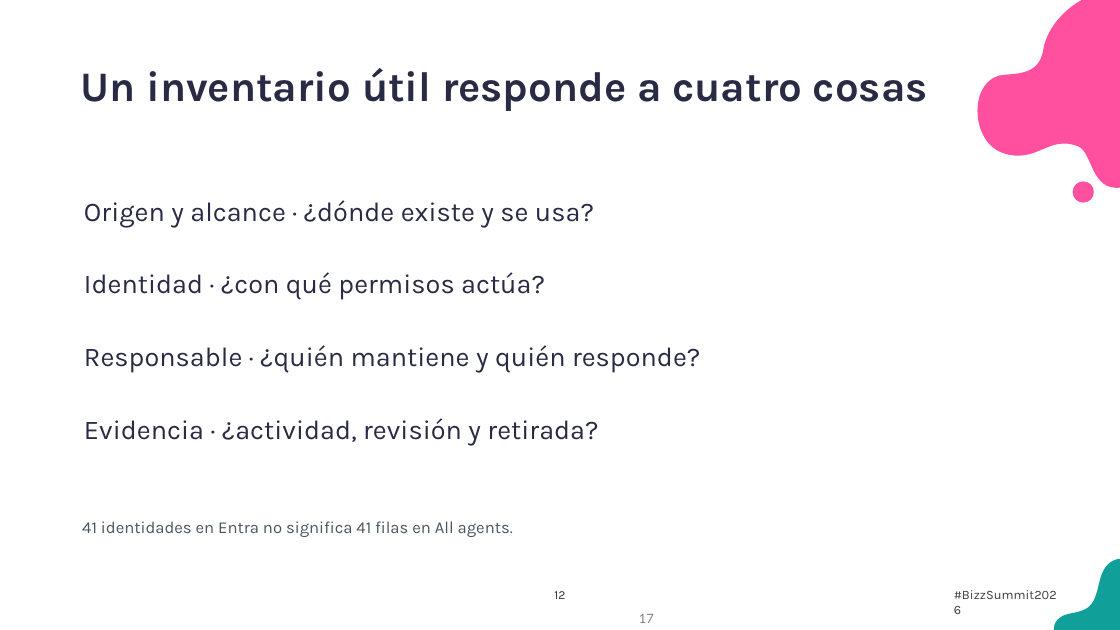
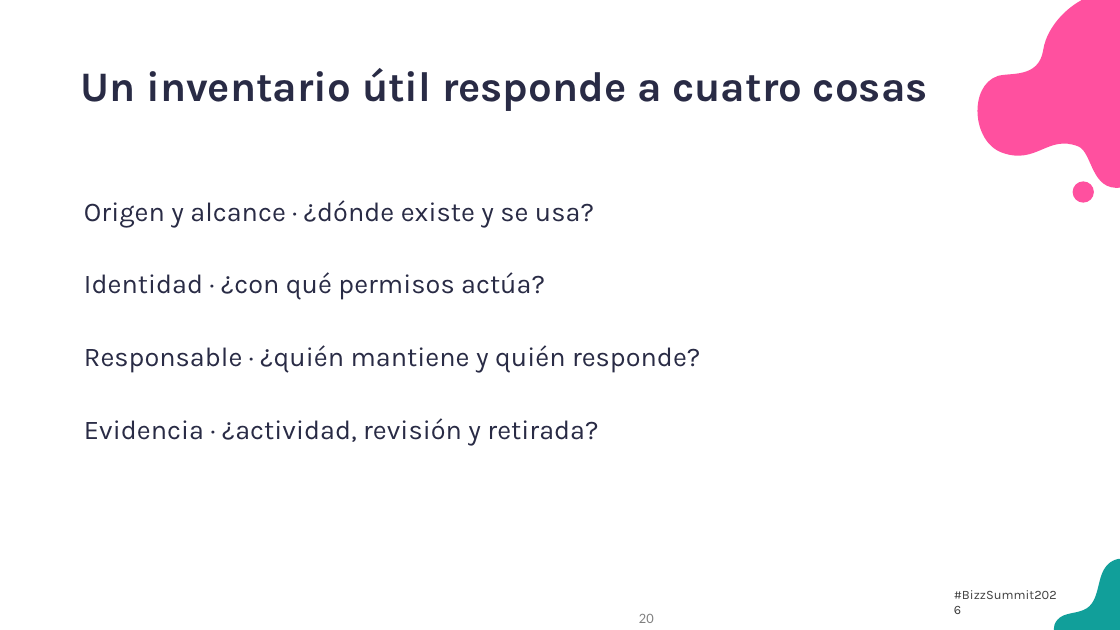
Before and after one commit to antoniosql/materiales-sesiones, a slide deck: slide 20 of BizzSummit/2026/01_trabajo/BizzSummit2026_De_la_jungla_al_control_plane.pptx (slide 17 before the commit). Drawn at 1120x630 pixels with LibreOffice and Linux fonts; fonts in the diff are those of the drawing; background and template pictures are left out. Boxes give left, top, right and bottom in pixels: in the first picture for what was removed or moved away, otherwise in the second. Text is boxed around its words. In the diff, an @@ line names an element or a change of style, - is before the commit and + after.

```diff
--- a/BizzSummit/2026/01_trabajo/BizzSummit2026_De_la_jungla_al_control_plane.pptx
+++ b/BizzSummit/2026/01_trabajo/BizzSummit2026_De_la_jungla_al_control_plane.pptx
@@ text removed at <box>82,521,513,537</box> @@
-41 identidades en Entra no significa 41 filas en All agents.
@@ text removed at <box>554,591,565,599</box> @@
-12
@@ page number at <box>639,614,654,623</box>: text changed @@
-17
+20
```
Also in this commit, not shown: 10 other slides changed, 9 slides added, 1 slide removed, 25 other files.
